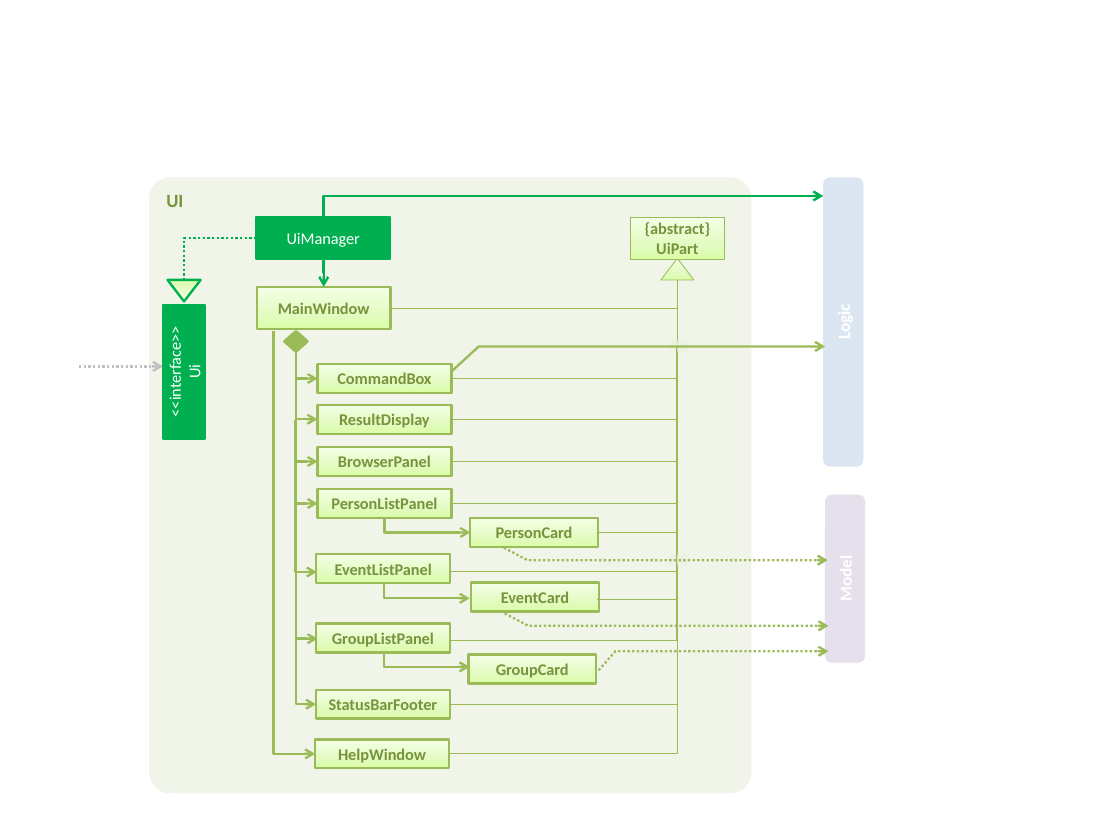
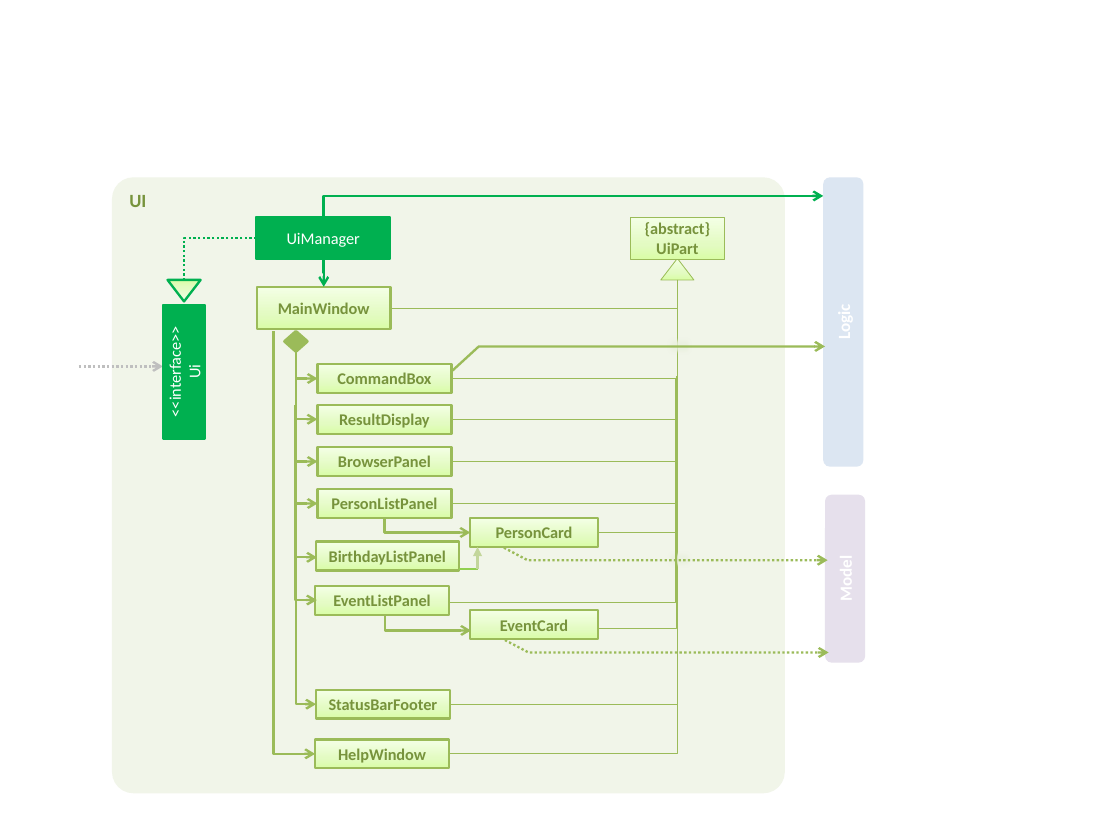
Before and after one commit to yanji1221/main, a slide deck: slide 1 of docs/diagrams/UiComponentClassDiagram.pptx. Drawn at 1120x840 pixels with LibreOffice and Linux fonts; fonts in the diff are those of the drawing. Boxes give left, top, right and bottom in pixels: in the first picture for what was removed or moved away, otherwise in the second. Text is boxed around its words. In the diff, an @@ line names an element or a change of style, - is before the commit and + after.

```diff
--- a/docs/diagrams/UiComponentClassDiagram.pptx
+++ b/docs/diagrams/UiComponentClassDiagram.pptx
@@ rounded rectangle "UI": place and size @@
-rounded rectangle "UI" at (149,177,752,793)
+rounded rectangle "UI" at (112,177,785,793)
@@ elbow arrow moved from (296, 486) - (317, 638) to (296, 405) - (317, 558) @@
@@ elbow line removed from (676, 417) to (450, 641) @@
@@ rectangle added at (316,541,459,570), fill gradient #DAFDA7 to #E4FCC2 to #F5FFE7, outline #9BBB59 1.5 pt, 10.5 pt, text #77933C, bold @@
+BirthdayListPanel
@@ line added from (459, 569) to (477, 569), #92D050 1.5 pt @@
@@ arrow added from (477, 569) to (477, 547), #C3D69B 1.5 pt @@
@@ rectangle removed at (316,624,450,653) @@
-GroupListPanel
@@ 2 rectangles, 2 elbow arrows, 2 elbow lines: place and size @@
-2 rectangles, 2 elbow arrows, 2 elbow lines at (296,346,676,612)
+2 rectangles, 2 elbow arrows, 2 elbow lines at (296,376,676,640)
@@ elbow arrow removed from (384, 652) to (469, 666) @@
@@ rectangle removed at (468,654,596,683) @@
-GroupCard
@@ freeform shape: place and size @@
-freeform shape at (505,614,829,626)
+freeform shape at (505,641,829,653)
@@ freeform shape removed at (599,651,829,670) @@
```
Also in this commit, not shown: 3 other files.
